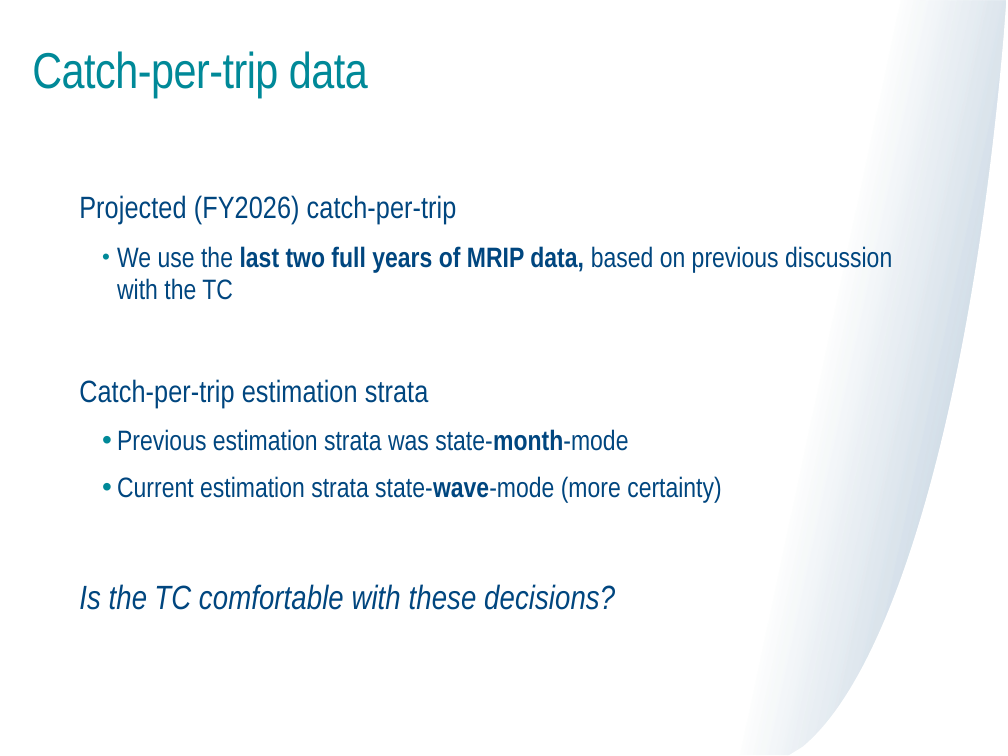
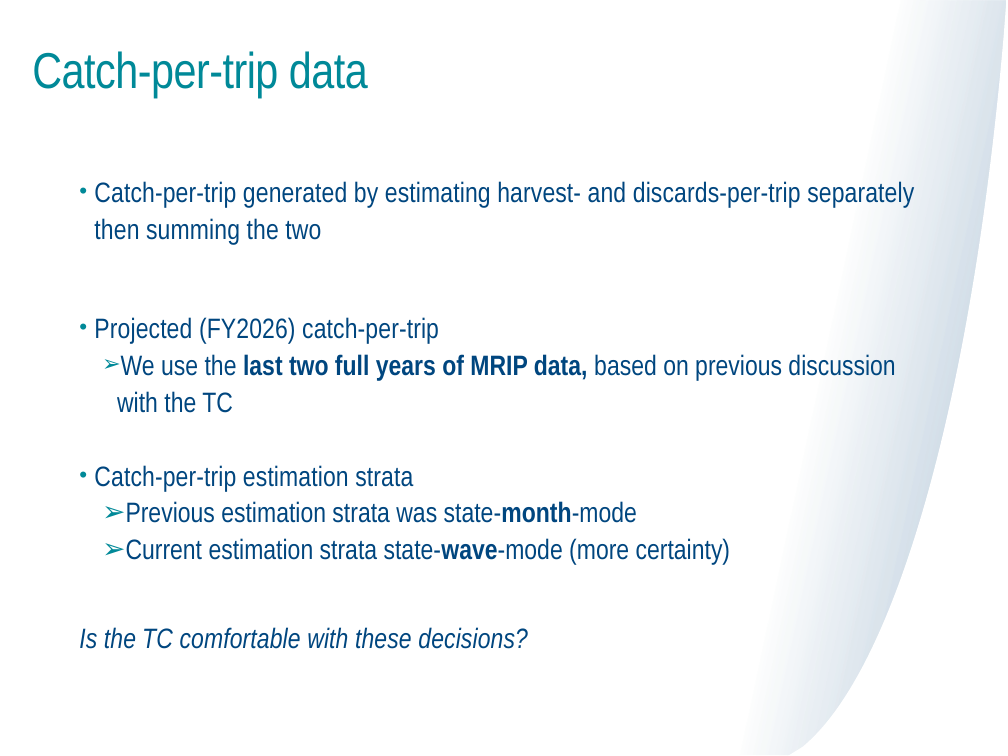
Before and after one commit to mle2718/flukeRDM, a slide deck: slide 9 of docs/TC meeting 6-20-25 Lou.pptx (slide 7 before the commit). Drawn at 1008x756 pixels with LibreOffice and Linux fonts; fonts in the diff are those of the drawing. Boxes give left, top, right and bottom in pixels: in the first picture for what was removed or moved away, otherwise in the second. Text is boxed around its words. In the diff, an @@ line names an element or a change of style, - is before the commit and + after.

Commit message:
minor pre-sim and sim code adjustement
Worked to develop the calibration loop, where we iteratively repeat the simulation procedure each time adjusting the proportion of trips that illegal harvest or voluntarily discard legal catch

```diff
--- a/docs/TC meeting 6-20-25 Lou.pptx
+++ b/docs/TC meeting 6-20-25 Lou.pptx
@@ text "Catch-per-trip generated by estimating harvest- ...": place and size @@
-text "Catch-per-trip generated by estimating harvest- ..." at (79, 195, 892, 610)
+text "Catch-per-trip generated by estimating harvest- ..." at (79, 181, 914, 649)
@@ text at (94, 181, 914, 244): paragraph added @@
+• Catch-per-trip generated by estimating harvest- and discards-per-trip separately then summing the two
@@ text at (79, 317, 895, 649): size 22 to 20 pt in "Projected (FY2026) catch-per-trip", "Catch-per-trip estimation strata"; size 24 to 20 pt in "Is the TC comfortable with these decisions?"; bullet none to •; line spacing 0.95 to 1.1; less space between paragraphs; bullet • to ➢; line spacing 0.9 to 1.1 @@
```
Also in this commit, not shown: 17 other slides changed, 14 slides added, 2 slides removed, 8 other files.
